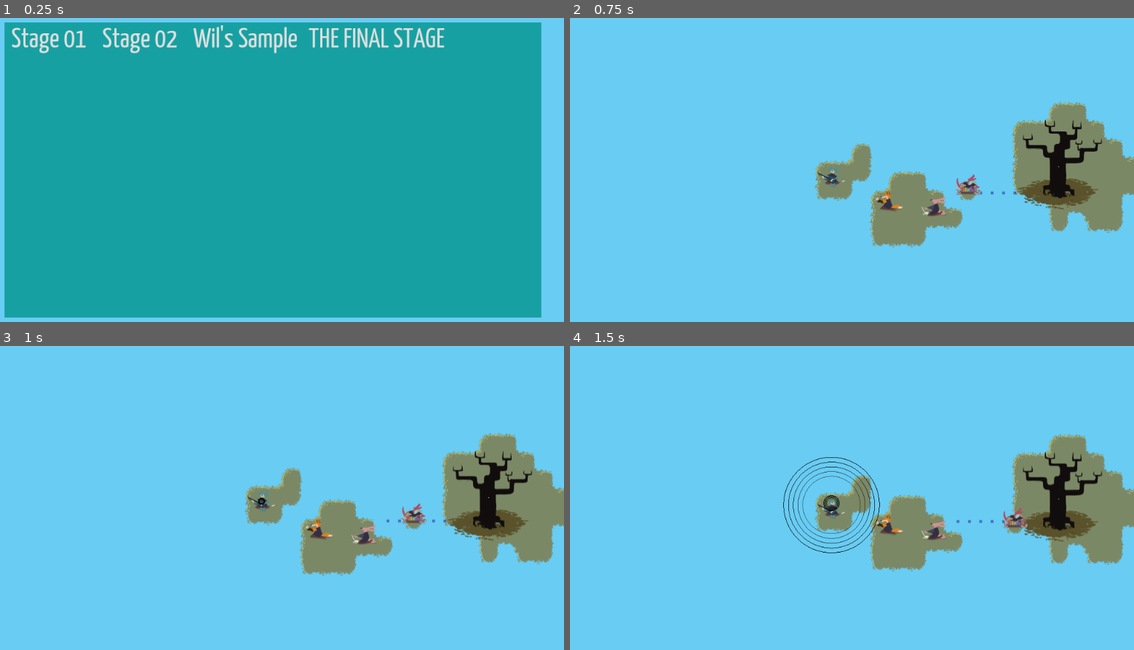
Above: before the commit, frames 1-4 (two rows, left to right).
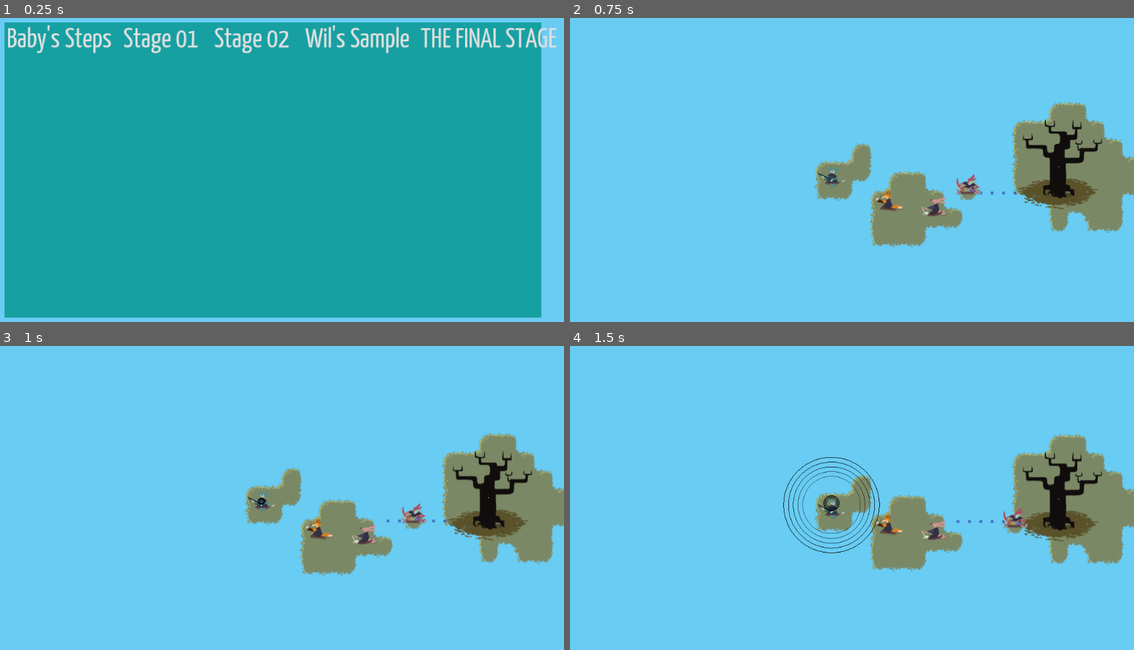
Above: after the commit, the same moments.

Repository: uspgamedev/skyjammers
Game: Godot game, scene res://menus/stage-selector/main.tscn
Same seed, same stepped clock (60 frames per second), same inputs: the game is played once before the commit and once after it. Sound files missing from this copy of the repository are replaced by a short silence.
Inputs:
- Up to frame 1 (0.25 s): no input
- Up to frame 2 (0.75 s): click "Stage 01" at 0.5 s
- Up to frame 3 (1 s): no input
- Up to frame 4 (1.5 s): tap Enter (ui_accept) at 1.25 s; hold Space (action_play) from 1.28 s (still down)

The runs differ from the first frame. In frame 1, 3.5% of the frame differs, in the area x 1-99%, y 2-12%; in frame 2, nothing differs; in frame 3, nothing differs; in frame 4, nothing differs.

Commit message:
Introdutory level

Diff:
--- a/game/Instruments/Instrument.tscn
+++ b/game/Instruments/Instrument.tscn
@@ -18,7 +18,7 @@
 custom_solver_bias = 0.0
 radius = 10.0
 
-[node name="Instrument" type="KinematicBody2D" index="0" groups=[
+[node name="Instrument" type="KinematicBody2D" groups=[
 "bards",
 ]]
 
--- a/game/Instruments/Xylophone/Xylophone.tscn
+++ b/game/Instruments/Xylophone/Xylophone.tscn
@@ -12,7 +12,7 @@
 custom_solver_bias = 0.0
 extents = Vector2( 25, 10 )
 
-[node name="Xylophone" index="0" instance=ExtResource( 1 )]
+[node name="Xylophone" instance=ExtResource( 1 )]
 
 [node name="Sprite" parent="." index="1"]
 
--- a/game/menus/stage-selector/main.tscn
+++ b/game/menus/stage-selector/main.tscn
@@ -1,12 +1,13 @@
-[gd_scene load_steps=8 format=2]
+[gd_scene load_steps=9 format=2]
 
 [ext_resource path="res://menus/stage-selector/StageSelector.gd" type="Script" id=1]
 [ext_resource path="res://menus/theme.tres" type="Theme" id=2]
 [ext_resource path="res://menus/stage-selector/button.tscn" type="PackedScene" id=3]
-[ext_resource path="res://stages/stage01.tscn" type="PackedScene" id=4]
-[ext_resource path="res://stages/sample/sample.tscn" type="PackedScene" id=5]
-[ext_resource path="res://test/TheFinalStage.tscn" type="PackedScene" id=6]
-[ext_resource path="res://audio/AudioManager.tscn" type="PackedScene" id=7]
+[ext_resource path="res://stages/stage00.tscn" type="PackedScene" id=4]
+[ext_resource path="res://stages/stage01.tscn" type="PackedScene" id=5]
+[ext_resource path="res://stages/sample/sample.tscn" type="PackedScene" id=6]
+[ext_resource path="res://test/TheFinalStage.tscn" type="PackedScene" id=7]
+[ext_resource path="res://audio/AudioManager.tscn" type="PackedScene" id=8]
 
 [node name="StageSelector" type="Control"]
 
@@ -46,14 +47,15 @@
 anchor_top = 0.0
 anchor_right = 0.0
 anchor_bottom = 0.0
-margin_right = 40.0
-margin_bottom = 40.0
+margin_right = 975.0
+margin_bottom = 72.0
 rect_pivot_offset = Vector2( 0, 0 )
 mouse_filter = 1
 mouse_default_cursor_shape = 0
 size_flags_horizontal = 1
 size_flags_vertical = 1
 alignment = 0
+_sections_unfolded = [ "Anchor", "Grow Direction", "Rect" ]
 
 [node name="GridContainer" type="HBoxContainer" parent="Panel/VBoxContainer" index="0"]
 
@@ -61,7 +63,7 @@
 anchor_top = 0.0
 anchor_right = 0.0
 anchor_bottom = 0.0
-margin_right = 778.0
+margin_right = 975.0
 margin_bottom = 72.0
 rect_pivot_offset = Vector2( 0, 0 )
 mouse_filter = 1
@@ -71,29 +73,37 @@
 alignment = 0
 _sections_unfolded = [ "Anchor", "Margin" ]
 
-[node name="Button" parent="Panel/VBoxContainer/GridContainer" index="0" instance=ExtResource( 3 )]
+[node name="Button5" parent="Panel/VBoxContainer/GridContainer" index="0" instance=ExtResource( 3 )]
 
+margin_right = 193.0
+text = "Baby's Steps"
 stage_scene = ExtResource( 4 )
 
-[node name="Button2" parent="Panel/VBoxContainer/GridContainer" index="1" instance=ExtResource( 3 )]
+[node name="Button" parent="Panel/VBoxContainer/GridContainer" index="1" instance=ExtResource( 3 )]
 
-margin_left = 160.0
-margin_right = 316.0
-text = " Stage 02 "
-stage_scene = ExtResource( 4 )
-
-[node name="Button3" parent="Panel/VBoxContainer/GridContainer" index="2" instance=ExtResource( 3 )]
-
-margin_left = 320.0
-margin_right = 527.0
-text = " Wil's Sample "
+margin_left = 197.0
+margin_right = 353.0
 stage_scene = ExtResource( 5 )
 
-[node name="Button4" parent="Panel/VBoxContainer/GridContainer" index="3" instance=ExtResource( 3 )]
+[node name="Button2" parent="Panel/VBoxContainer/GridContainer" index="2" instance=ExtResource( 3 )]
 
-margin_left = 531.0
-margin_right = 778.0
-text = "THE FINAL STAGE"
+margin_left = 357.0
+margin_right = 513.0
+text = " Stage 02 "
+stage_scene = ExtResource( 5 )
+
+[node name="Button3" parent="Panel/VBoxContainer/GridContainer" index="3" instance=ExtResource( 3 )]
+
+margin_left = 517.0
+margin_right = 724.0
+text = " Wil's Sample "
 stage_scene = ExtResource( 6 )
 
-[node name="AudioManager" parent="." index="1" instance=ExtResource( 7 )]
+[node name="Button4" parent="Panel/VBoxContainer/GridContainer" index="4" instance=ExtResource( 3 )]
+
+margin_left = 745.0
+margin_right = 992.0
+text = "THE FINAL STAGE"
+stage_scene = ExtResource( 7 )
+
+[node name="AudioManager" parent="." index="1" instance=ExtResource( 8 )]
--- /dev/null
+++ b/game/stages/stage00.tscn
@@ -0,0 +1,45 @@
+[gd_scene load_steps=7 format=2]
+
+[ext_resource path="res://stages/base.tscn" type="PackedScene" id=1]
+[ext_resource path="res://islands/Island.tscn" type="PackedScene" id=2]
+[ext_resource path="res://goal/Goal.tscn" type="PackedScene" id=3]
+[ext_resource path="res://Instruments/Theremin/Theremin.tscn" type="PackedScene" id=4]
+[ext_resource path="res://Instruments/Xylophone/Xylophone.tscn" type="PackedScene" id=5]
+[ext_resource path="res://Movement/Rotate.tscn" type="PackedScene" id=6]
+
+[node name="Stage" index="0" instance=ExtResource( 1 )]
+
+initial_bard_path = NodePath("Instruments/Island/Theremin")
+
+[node name="Island3" parent="Instruments" index="0" instance=ExtResource( 2 )]
+
+tile_data = PoolIntArray( -589827, 0, 0, -589826, 1, 0, -589825, 1, 0, -655360, 1, 0, -655359, 3, 0, -524291, 8, 0, -524290, 5, 0, -524289, 5, 0, -589824, 5, 0, -589823, 7, 0, -458755, 12, 0, -458754, 13, 0, -458753, 17, 0, -524288, 13, 0, -524287, 15, 0 )
+
+[node name="Goal" parent="Instruments/Island3" index="0" instance=ExtResource( 3 )]
+
+position = Vector2( -13.9856, -320.814 )
+
+[node name="Island" parent="Instruments" index="1" instance=ExtResource( 2 )]
+
+tile_data = PoolIntArray( -65538, 0, 0, -65537, 1, 0, -131072, 3, 0, -2, 4, 0, -1, 9, 0, -65536, 28, 0, -65535, 3, 0, 65534, 12, 0, 65535, 19, 0, 0, 16, 0, 1, 15, 0, 131071, 12, 0, 65536, 15, 0 )
+
+[node name="Theremin" parent="Instruments/Island" index="0" instance=ExtResource( 4 )]
+
+position = Vector2( -6.0591, -11.9394 )
+growth = 20.0
+duration = 0.6
+
+[node name="Island2" parent="Instruments" index="2" instance=ExtResource( 2 )]
+
+tile_data = PoolIntArray( -262146, 0, 0, -262145, 1, 0, -327680, 2, 0, -327679, 3, 0, -196610, 12, 0, -196609, 13, 0, -262144, 14, 0, -262143, 15, 0 )
+
+[node name="Xylophone" parent="Instruments/Island2" index="0" instance=ExtResource( 5 )]
+
+position = Vector2( 0.814499, -136.837 )
+
+[node name="Rotate" parent="Instruments/Island2/Xylophone/SoundWaveShape" index="0" instance=ExtResource( 6 )]
+
+angular_velocity = 15
+
+
+[editable path="Instruments/Island2/Xylophone"]
